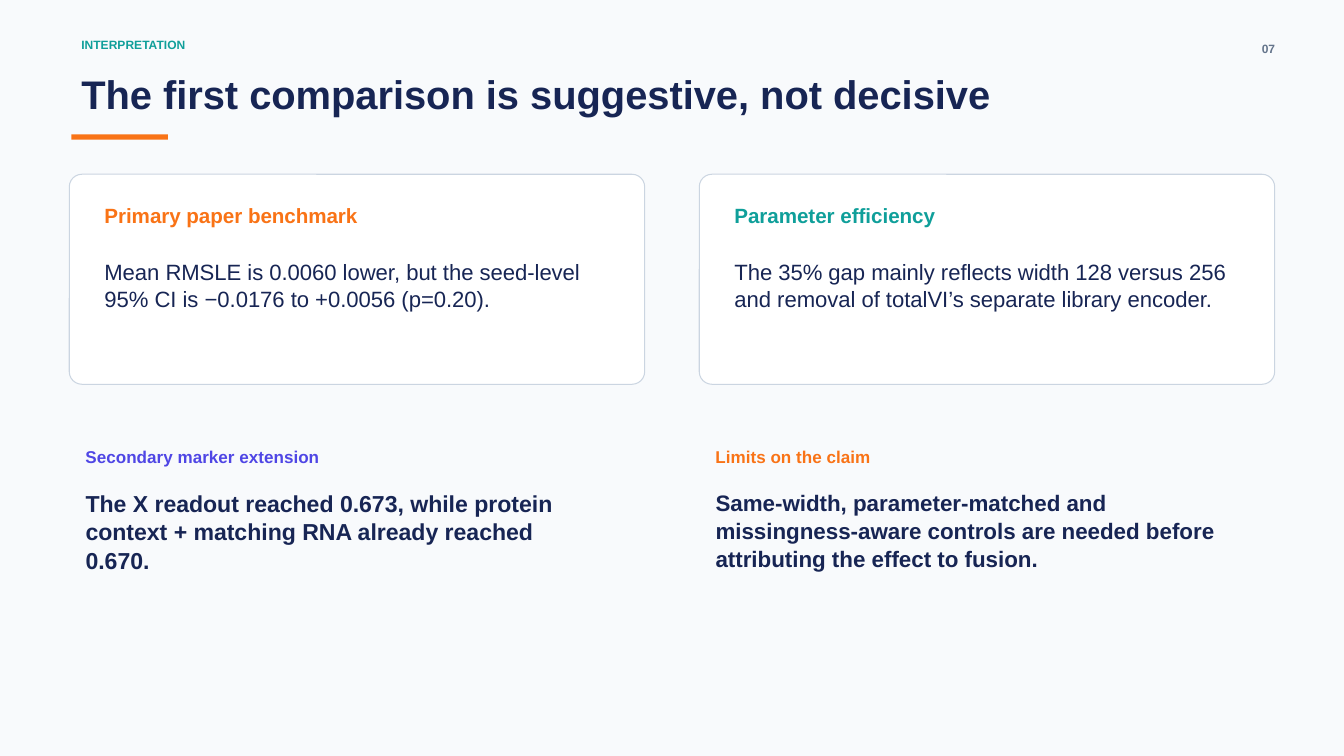
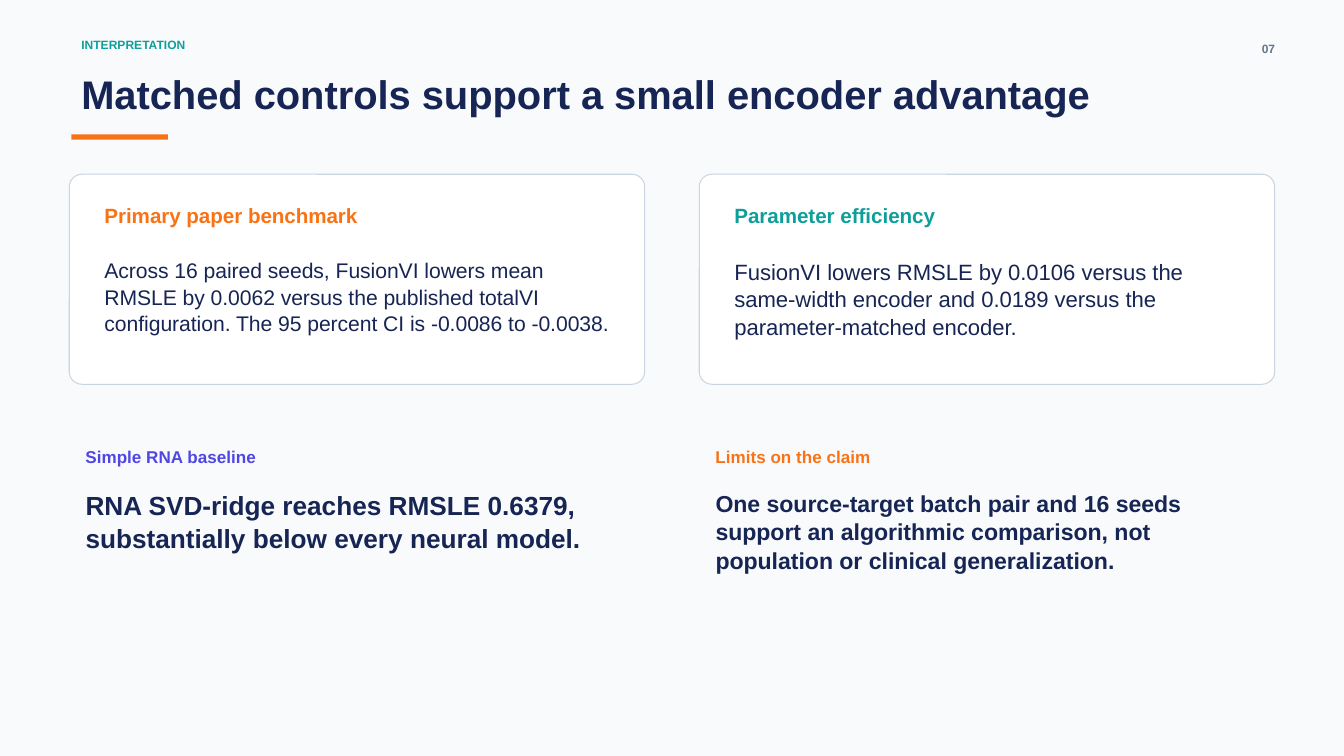
Before and after one commit to nazirad19/FusionVI, a slide deck: slide 7 of deliverables/FusionVI_Paper_Benchmark_Presentation.pptx. Drawn at 1344x756 pixels with LibreOffice and Linux fonts; fonts in the diff are those of the drawing. Boxes give left, top, right and bottom in pixels: in the first picture for what was removed or moved away, otherwise in the second. Text is boxed around its words. In the diff, an @@ line names an element or a change of style, - is before the commit and + after.

Commit message:
Update presentation with 16-seed controls

```diff
--- a/deliverables/FusionVI_Paper_Benchmark_Presentation.pptx
+++ b/deliverables/FusionVI_Paper_Benchmark_Presentation.pptx
@@ text at [81,80,1090,118]: text changed @@
-The first comparison is suggestive, not decisive
+Matched controls support a small encoder advantage
@@ text at [104,262,609,336]: text changed; size 15.8 to 15 pt @@
-Mean RMSLE is 0.0060 lower, but the seed-level 95% CI is −0.0176 to +0.0056 (p=0.20).
+Across 16 paired seeds, FusionVI lowers mean RMSLE by 0.0062 versus the published totalVI configuration. The 95 percent CI is -0.0086 to -0.0038.
@@ text at [734,264,1183,340]: text changed @@
-The 35% gap mainly reflects width 128 versus 256 and removal of totalVI’s separate library encoder.
+FusionVI lowers RMSLE by 0.0106 versus the same-width encoder and 0.0189 versus the parameter-matched encoder.
@@ text at [85,450,255,467]: text changed @@
-Secondary marker extension
+Simple RNA baseline
@@ text at [86,496,580,553]: text changed; size 16.5 to 18.8 pt @@
-The X readout reached 0.673, while protein context + matching RNA already reached 0.670.
+RNA SVD-ridge reaches RMSLE 0.6379, substantially below every neural model.
@@ text at [716,495,1181,574]: text changed; size 16 to 16.5 pt @@
-Same-width, parameter-matched and missingness-aware controls are needed before attributing the effect to fusion.
+One source-target batch pair and 16 seeds support an algorithmic comparison, not population or clinical generalization.
```
Also in this commit, not shown: 5 other slides changed.
